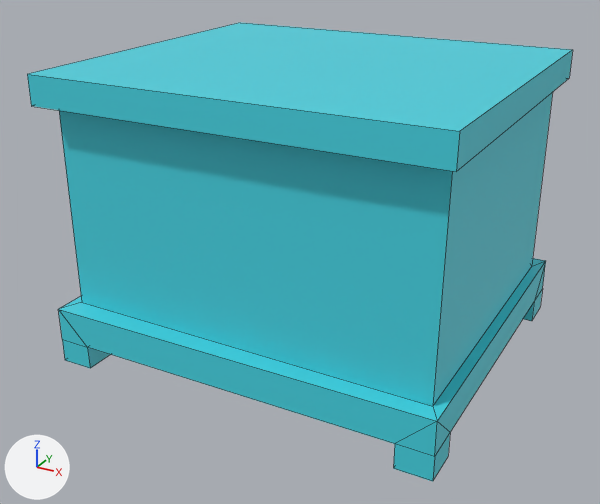
Two versions of the FBX model Assets/FBX/A3D_Comptoir_d_echanges_.fbx, one commit apart.
Camera for both pictures: a 50 mm camera at (0.199, -1.567, -0.11) aimed at (-0.037, -1.137, -0.325). Arrows for +X, +Y and +Z are at lower left; the lights stay in place. Mesh edges are drawn as thin lines. Where no turn or scale is listed for an object, it has been applied to the vertices.
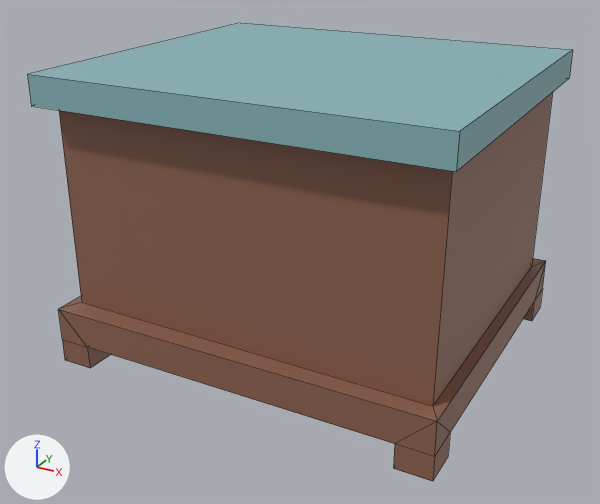
Changed parts and their boxes (x1, y1, x2, y2) in the pictures (600 x 504 px):
'pCube77', recoloured: (27, 22, 573, 481) in both
part 1 of me_mesh, recoloured (cyan to brown): (58, 92, 553, 481) in both

What the commit changed:
Material 'lambert31' (mat_lambert31) changes colour from cyan #45d4e3 to cyan #88b4b9; in linear values from (0.0591, 0.658, 0.767) to (0.246, 0.458, 0.486).
Material 'lambert64' (mat_lambert64) is new.
Its base color is (0.272, 0.126, 0.0819) (brown #8e6351).
me_mesh has 60 vertices, 53 faces and spans x -0.126..0.126, y -0.111..0.111, z -0.093..0.093.
me_mesh is used by ob_pcube77; location (-0.0334, -1.1212, -0.2977).
me_mesh part 1: all 44 faces centred in x -0.126..0.126, y -0.111..0.111, z -0.085..0.069 switch from mat_lambert31 (cyan #45d4e3) to mat_lambert64 (brown #8e6351).
